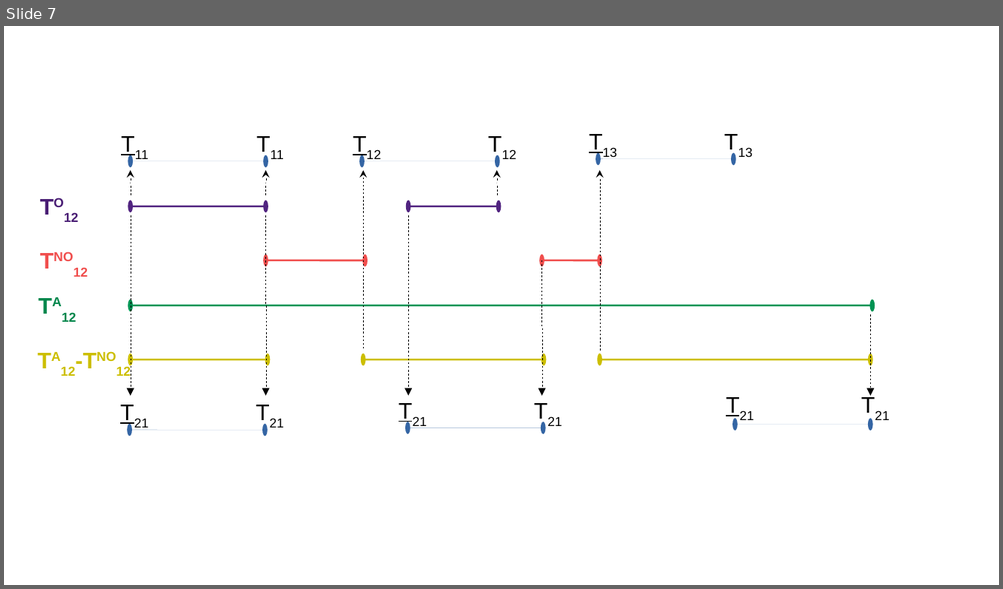
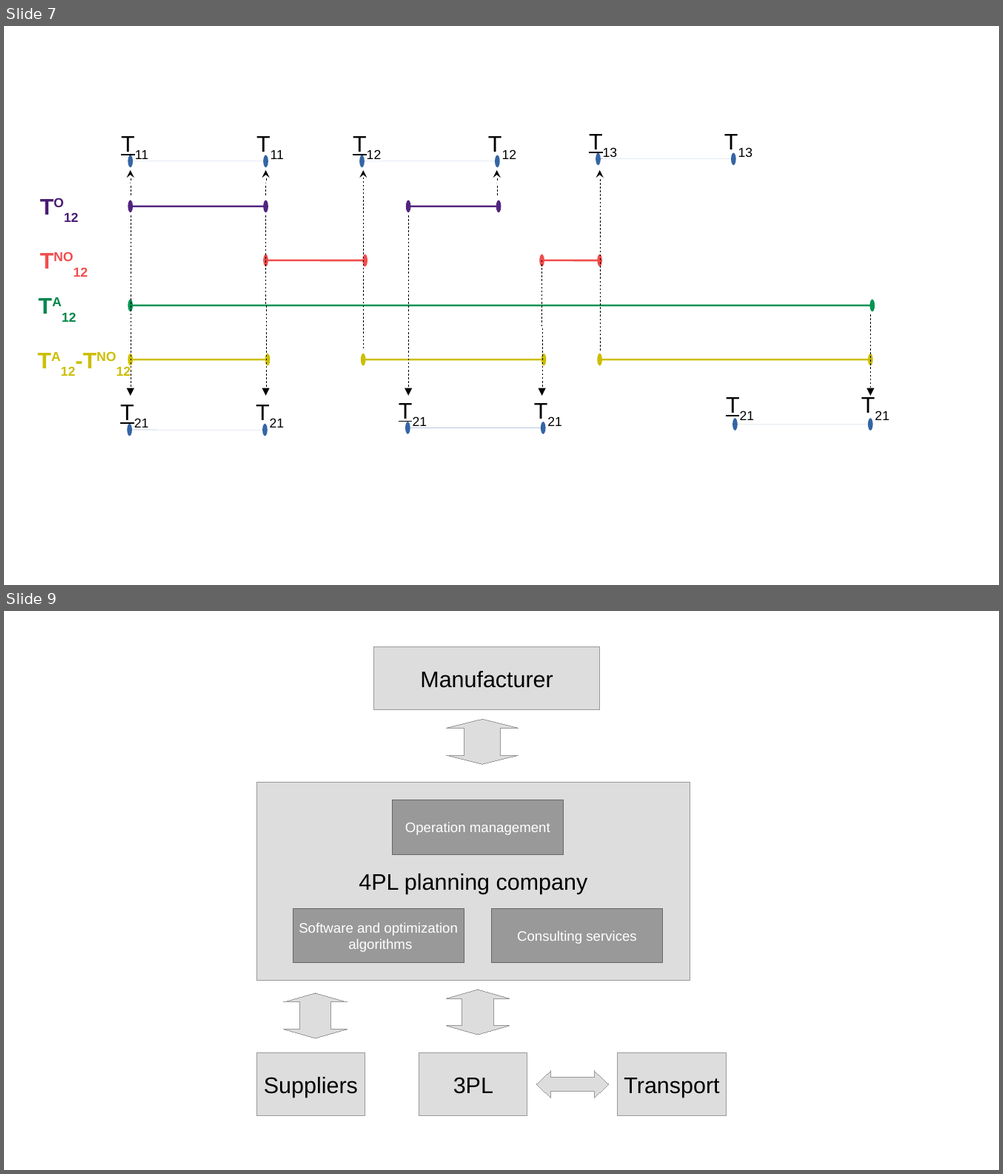
Before and after one commit to prebujo/INF319, a slide deck: presentation/Operators_illustrations.odp. Shown one above the other, each under a label of ours: slide 7 before the commit, slides 7 and 9 after it; the slides between them are not shown. The pictures are 1003x589 and 1003x1174 pixels, drawn with LibreOffice and Linux fonts; fonts in the diff are those of the drawing. Boxes give left, top, right and bottom in pixels: in the first picture for what was removed or moved away, otherwise in the second. Text is boxed around its words. In the diff, an @@ line names an element or a change of style, - is before the commit and + after.

```diff
--- a/presentation/Operators_illustrations.odp
+++ b/presentation/Operators_illustrations.odp
@@ slide 9 added at [4,611,999,1170], background #FFFFFF @@
@@ rectangle added at [374,647,600,710], fill #DDDDDD, outline #999999 0 pt, 18 pt, text #000000 @@
+Manufacturer
@@ up down arrow added at [447,719,518,764], fill #DDDDDD, outline #999999 0 pt @@
@@ rectangle added at [256,783,690,981], fill #DDDDDD, outline #999999 0 pt, 18 pt, text #000000 @@
+4PL planning company
@@ rectangle added at [392,800,563,854], fill #999999, outline #666666 0 pt, 11 pt, text #FFFFFF @@
+Operation management
@@ rectangle added at [293,908,464,963], fill #999999, outline #666666 0 pt, 11 pt, text #FFFFFF @@
+Software and optimization
+algorithms
@@ rectangle added at [492,908,663,963], fill #999999, outline #666666 0 pt, 11 pt, text #FFFFFF @@
+Consulting services
@@ up down arrow added at [284,994,347,1039], fill #DDDDDD, outline #999999 0 pt @@
@@ up down arrow added at [447,990,509,1035], fill #DDDDDD, outline #999999 0 pt @@
@@ rectangle added at [256,1054,365,1116], fill #DDDDDD, outline #999999 0 pt, 18 pt, text #000000 @@
+Suppliers
@@ rectangle added at [419,1054,527,1116], fill #DDDDDD, outline #999999 0 pt, 18 pt, text #000000 @@
+3PL
@@ rectangle added at [617,1054,726,1116], fill #DDDDDD, outline #999999 0 pt, 18 pt, text #000000 @@
+Transport
@@ left right arrow added at [537,1071,609,1099], fill #DDDDDD, outline #999999 0 pt @@
```
Also in this commit, not shown: 2 slides changed, 8 other slides added, 26 other files.
